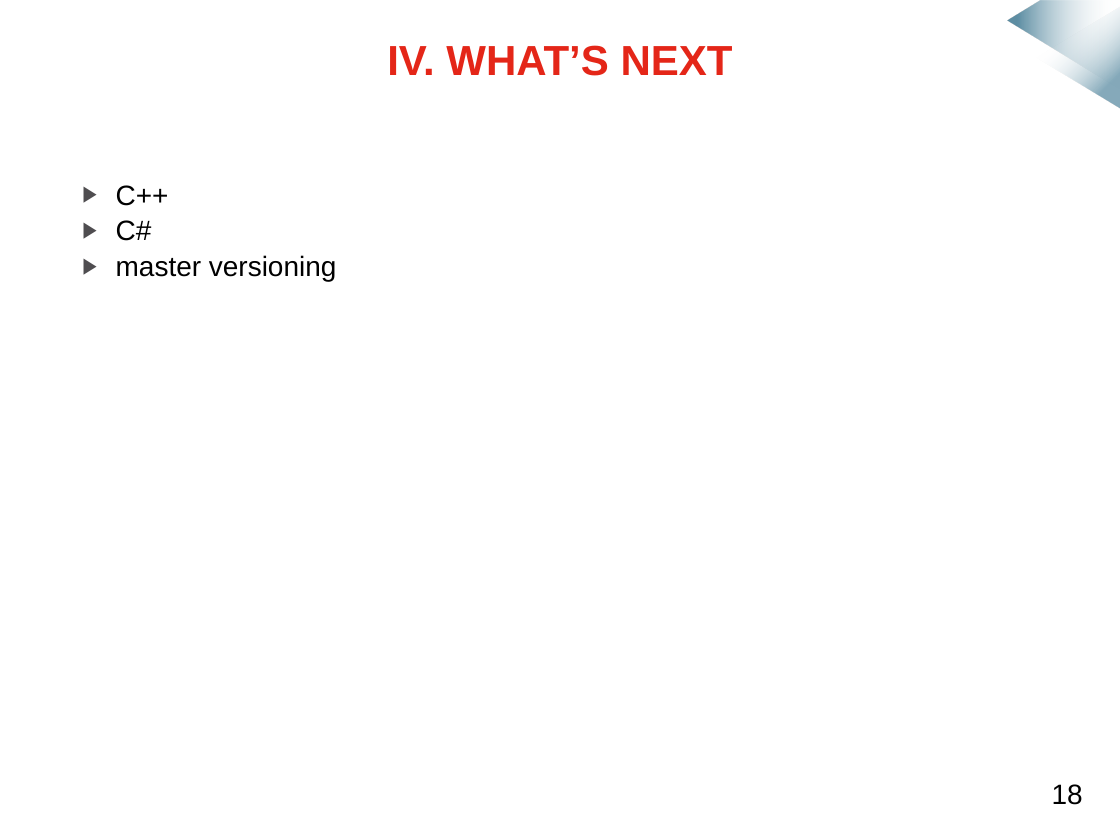
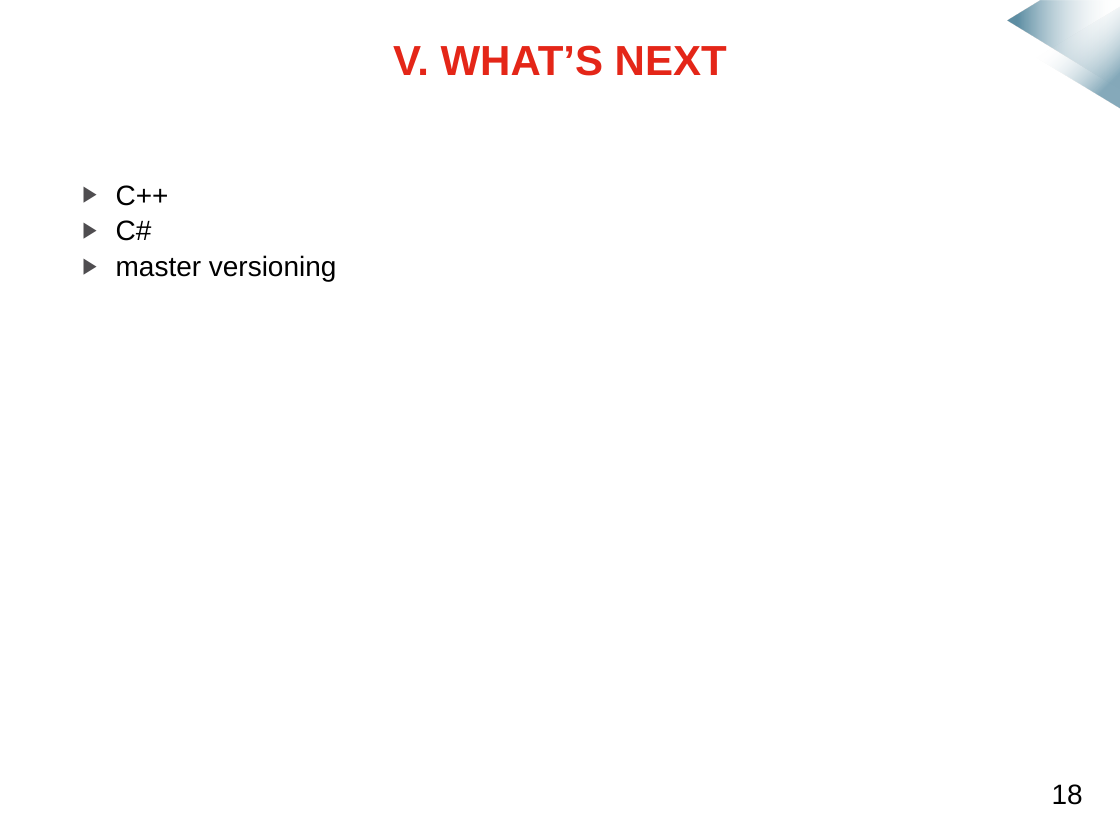
Before and after one commit to mmeven/EP_Domotique_Tablette, a slide deck: slide 15 of Rendu/Diapo_prototype_janvier.pptx (slide 18 before the commit). Drawn at 1120x840 pixels with LibreOffice and Linux fonts; fonts in the diff are those of the drawing; background and template pictures are left out. Boxes give left, top, right and bottom in pixels: in the first picture for what was removed or moved away, otherwise in the second. Text is boxed around its words. In the diff, an @@ line names an element or a change of style, - is before the commit and + after.

```diff
--- a/Rendu/Diapo_prototype_janvier.pptx
+++ b/Rendu/Diapo_prototype_janvier.pptx
@@ text at box(393, 45, 727, 76): text changed @@
-IV. WHAT’S NEXT
+V. WHAT’S NEXT
```
Also in this commit, not shown: 8 other slides changed, 1 slide added, 4 slides removed.
